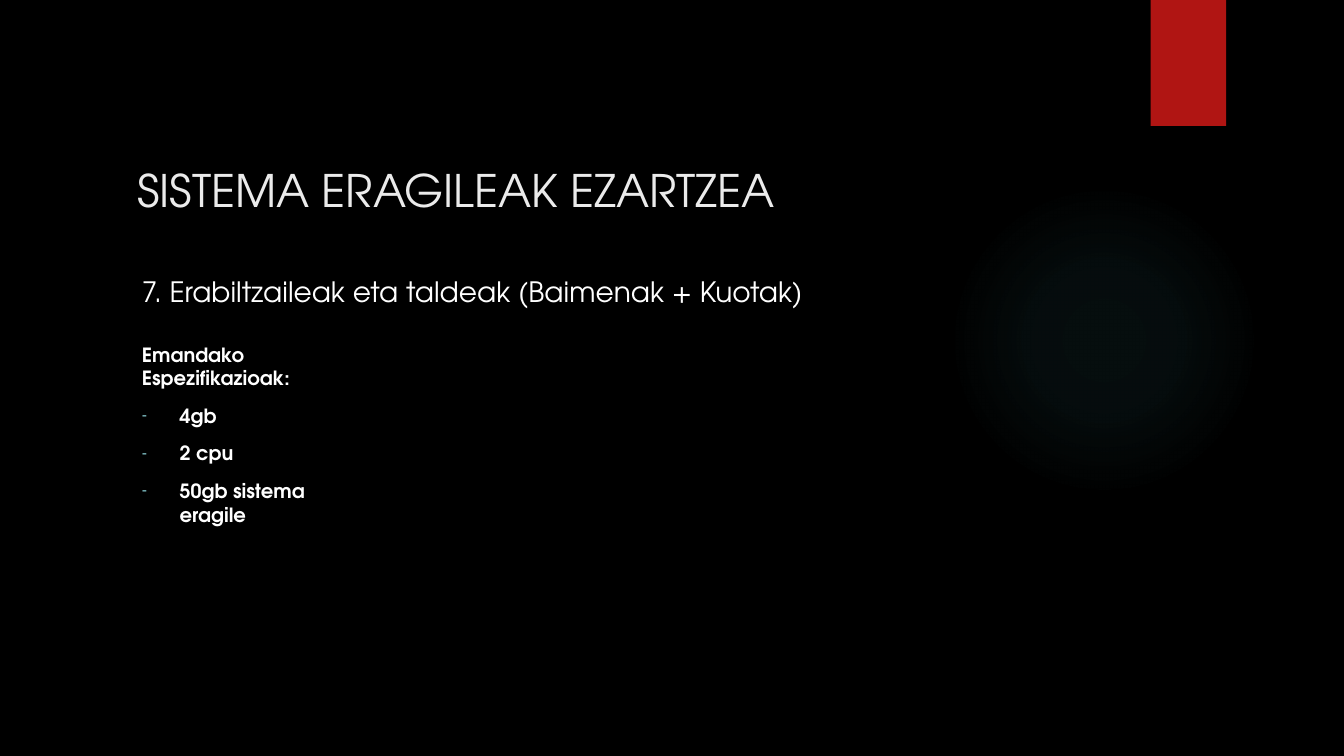
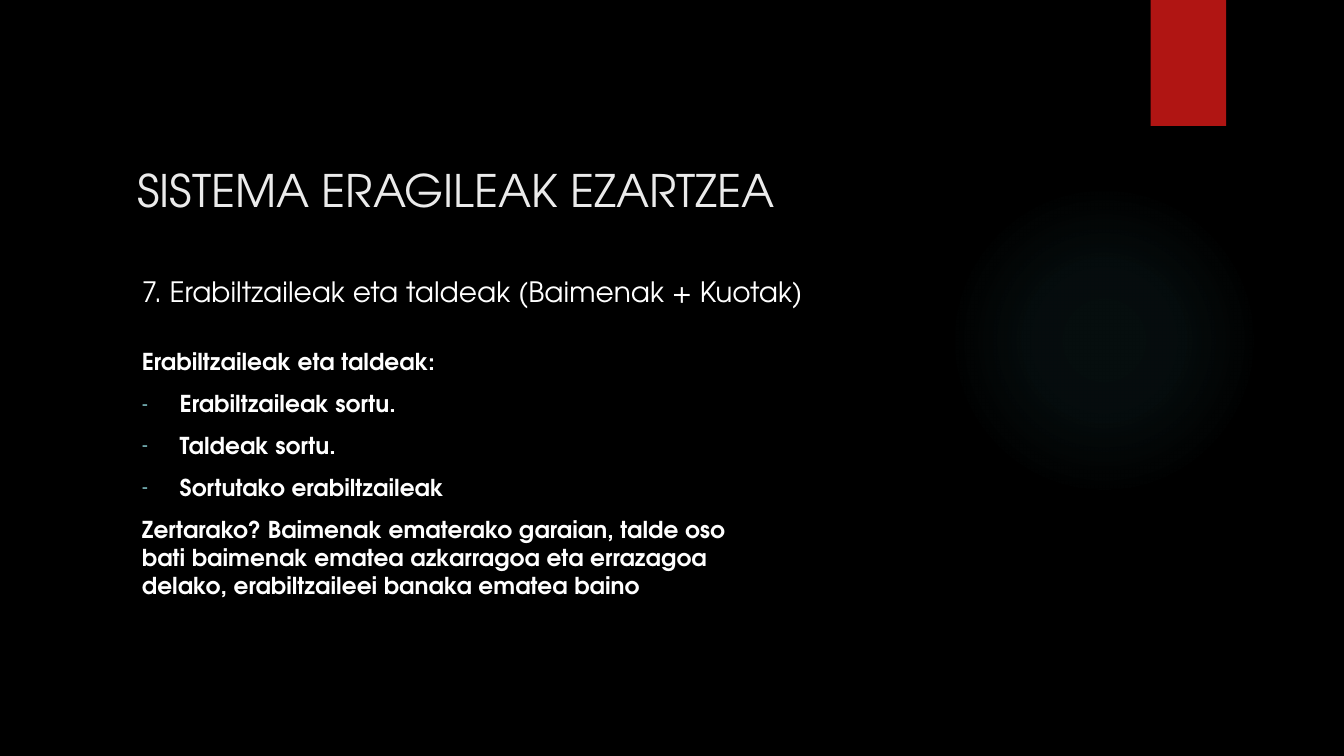
Before and after one commit to aldalurxabier-cmyk/1.-Erronka, a slide deck: slide 14 of Aurkezpena/1.Erronka Aurkezpena.pptx. Drawn at 1344x756 pixels with LibreOffice and Linux fonts; fonts in the diff are those of the drawing; background and template pictures are left out. Boxes give left, top, right and bottom in pixels: in the first picture for what was removed or moved away, otherwise in the second. Text is boxed around its words. In the diff, an @@ line names an element or a change of style, - is before the commit and + after.

```diff
--- a/Aurkezpena/1.Erronka Aurkezpena.pptx
+++ b/Aurkezpena/1.Erronka Aurkezpena.pptx
@@ text at box(142, 352, 725, 597): text changed; size 14 to 16.6 pt @@
-Emandako Espezifikazioak:
-– 4gb
-– 2 cpu
-– 50gb sistema eragile
+Erabiltzaileak eta taldeak:
+– Erabiltzaileak sortu.
+– Taldeak sortu.
+– Sortutako erabiltzaileak
+Zertarako? Baimenak ematerako garaian, talde oso bati baimenak ematea azkarragoa eta errazagoa delako, erabiltzaileei banaka ematea baino
```
Also in this commit, not shown: 2 other slides changed, 1 slide added, 1 other file.
